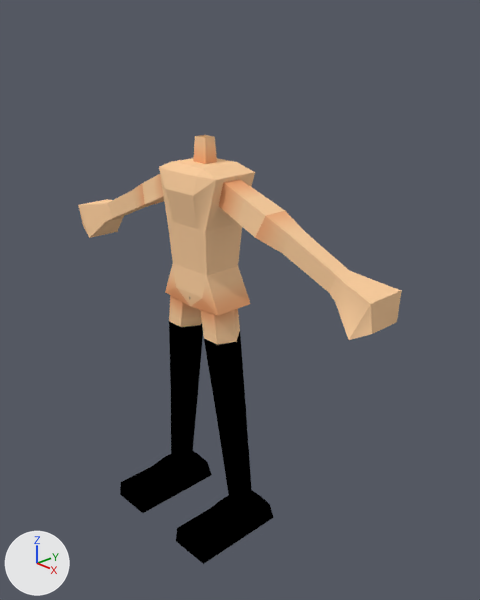
Before and after pictures for a commit that changed the Blender file Character Model For Programer/Melee Zombie Male/Melee Zombie Male.blend.
Camera for both pictures: a 50 mm camera at (1.78, -1.47, 1.829) aimed at (0.115, 0.089, 0.912). Arrows for +X, +Y and +Z are at lower left; the lights stay in place. The first picture is the older version.

The first picture shows 'Left_Foot', 'Left_Hand', 'Lower_Left_Arm', 'Lower_Left_Leg', 'Lower_Right_Leg', 'Lower_Torso.002', 'Right_Foot', 'Right_Hand', 'Upper_Left_Arm', 'Upper_Left_Leg', 'Upper_Right_Leg', 'Upper_Torso' and 5 more.
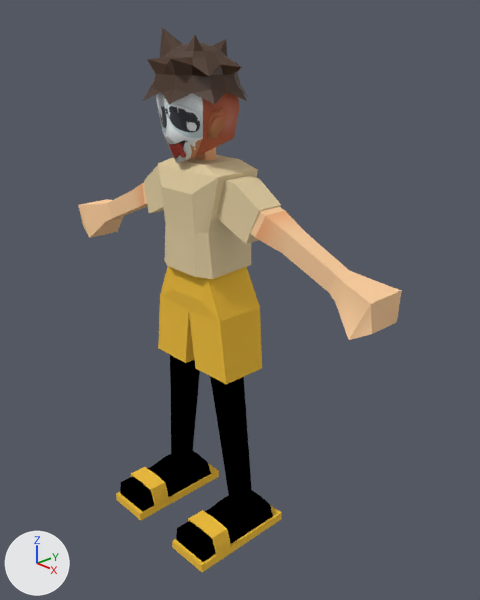
The change, as JSON lines over the scene's bpy script:
```json
{"op": "remove", "block": "ob_left__flipflop_002", "code": "ob_left__flipflop_002.hide_set(True)"}
{"op": "remove", "block": "ob_right__flipflop_001", "code": "ob_right__flipflop_001.hide_set(True)"}
{"op": "remove", "block": "ob_left_legging", "code": "ob_left_legging.hide_set(True)"}
{"op": "remove", "block": "ob_lower_leftt_pant", "code": "ob_lower_leftt_pant.hide_set(True)"}
{"op": "remove", "block": "ob_lower_right_pant", "code": "ob_lower_right_pant.hide_set(True)"}
{"op": "remove", "block": "ob_pant", "code": "ob_pant.hide_set(True)"}
{"op": "remove", "block": "ob_right_legging", "code": "ob_right_legging.hide_set(True)"}
{"op": "remove", "block": "ob_cloth_body_001", "code": "ob_cloth_body_001.hide_set(True)"}
{"op": "remove", "block": "ob_cloth_left_arm_002", "code": "ob_cloth_left_arm_002.hide_set(True)"}
{"op": "remove", "block": "ob_cloth_right_arm_002", "code": "ob_cloth_right_arm_002.hide_set(True)"}
{"op": "remove", "block": "ob_sphere", "code": "ob_sphere.hide_set(True)"}
{"op": "remove", "block": "ob_head", "code": "ob_head.hide_set(True)"}
```

Changed parts and their boxes [x1, y1, x2, y2] in the pictures (480 x 600 px):
```json
{"object": "Cloth_Body.001", "change": "shown", "after": [158, 155, 258, 279], "on screen": "beige"}
{"object": "Sphere", "change": "shown", "after": [143, 28, 247, 105], "on screen": "brown"}
{"object": "Left_Legging", "change": "shown", "after": [189, 307, 262, 384], "on screen": "yellow"}
{"object": "Head", "change": "shown", "after": [156, 92, 239, 163]}
{"object": "Cloth_Left_Arm.002", "change": "shown", "after": [217, 176, 281, 244], "on screen": "beige"}
{"object": "Lower_Leftt_Pant", "change": "shown", "after": [190, 267, 260, 322], "on screen": "yellow"}
{"object": "Left__Flipflop.002", "change": "shown", "after": [172, 505, 281, 572], "on screen": "yellow"}
{"object": "Right_Legging", "change": "shown", "after": [158, 295, 194, 363], "on screen": "yellow"}
{"object": "Right__Flipflop.001", "change": "shown", "after": [116, 464, 219, 520], "on screen": "yellow"}
{"object": "Pant", "change": "shown", "after": [169, 267, 207, 311], "on screen": "yellow"}
{"object": "Cloth_Right_Arm.002", "change": "shown", "after": [144, 166, 164, 214], "on screen": "beige"}
{"object": "Lower_Right_Pant", "change": "shown", "after": [160, 266, 187, 310]}
{"object": "Upper_Left_Leg", "change": "unchanged, covered by the edit", "before": [201, 309, 246, 422], "after": [210, 376, 246, 422]}
{"object": "Upper_Right_Leg", "change": "unchanged, covered by the edit", "before": [169, 295, 203, 394], "after": [170, 355, 200, 394]}
```
